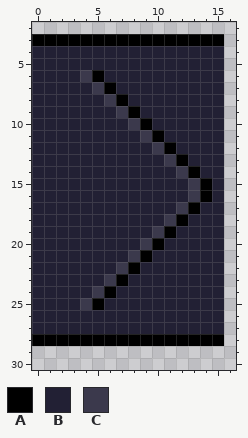
File history of a pixel-art sprite, img/belts/in.png. Above: the version before the commit.
The file is 32x32 pixels. Shown: x 0..16, y 2..30.
Palette (. is transparent): A #000000  B #222034  C #3b394c
Pixels before, first column x 0:
 3 AAAAAAAAAAAAAAAA
 4 BBBBBBBBBBBBBBBB
 5 BBBBBBBBBBBBBBBB
 6 BBBBCABBBBBBBBBB
 7 BBBBBCABBBBBBBBB
 8 BBBBBBCABBBBBBBB
 9 BBBBBBBCABBBBBBB
10 BBBBBBBBCABBBBBB
11 BBBBBBBBBCABBBBB
12 BBBBBBBBBBCABBBB
13 BBBBBBBBBBBCABBB
14 BBBBBBBBBBBBCABB
15 BBBBBBBBBBBBBCAB
16 BBBBBBBBBBBBBCAB
17 BBBBBBBBBBBBCABB
18 BBBBBBBBBBBCABBB
19 BBBBBBBBBBCABBBB
20 BBBBBBBBBCABBBBB
21 BBBBBBBBCABBBBBB
22 BBBBBBBCABBBBBBB
23 BBBBBBCABBBBBBBB
24 BBBBBCABBBBBBBBB
25 BBBBCABBBBBBBBBB
26 BBBBBBBBBBBBBBBB
27 BBBBBBBBBBBBBBBB
28 AAAAAAAAAAAAAAAA
The result:
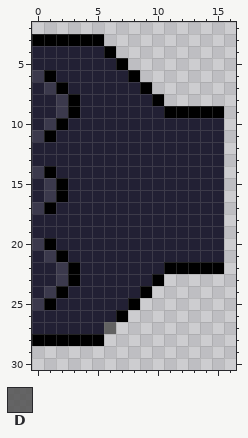
Colours new in this view: D #4f4f4fd4
From old to new:
Changed rows in their new state; - is an unchanged pixel.
first column x 0:
 3 ------..........
 4 ------A.........
 5 -------A........
 6 CA--BB--A.......
 7 -CA--BB--A......
 8 --CA--BB--A.....
 9 --CA---BB--AAAAA
10 -CA-----BB------
11 CA-------BB-----
12 ----------BB----
13 -----------BB---
14 CA----------BB--
15 -CA----------BB-
16 -CA----------BB-
17 CA----------BB--
18 -----------BB---
19 ----------BB----
20 CA-------BB-----
21 -CA-----BB------
22 --CA---BB--AAAAA
23 --CA--BB--A.....
24 -CA--BB--A......
25 CA--BB--A.......
26 -------A........
27 ------D.........
28 ------..........
Changed places in both pictures, as pixel boxes (x1, y1, x2, y2):
changed: (32, 34, 224, 346)
